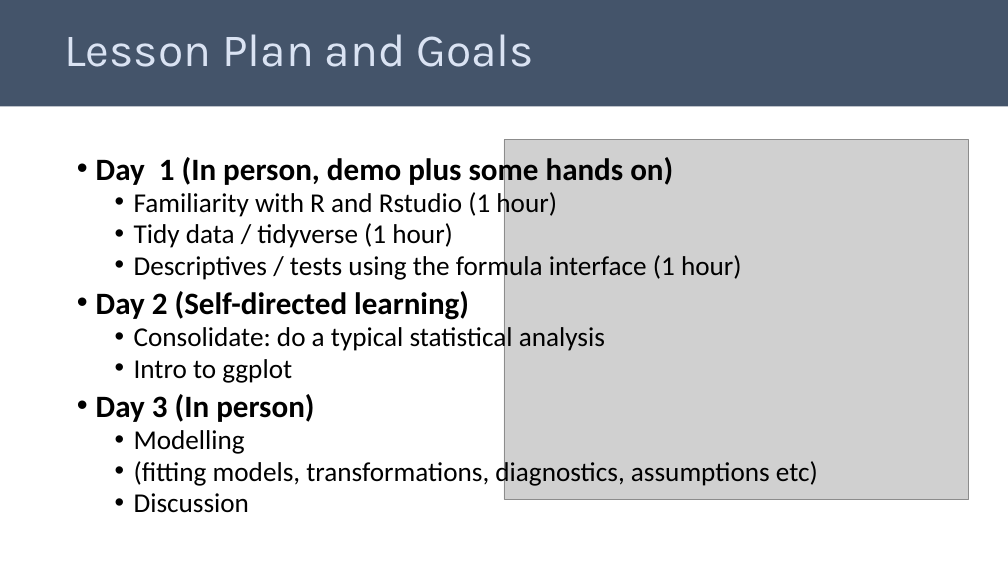
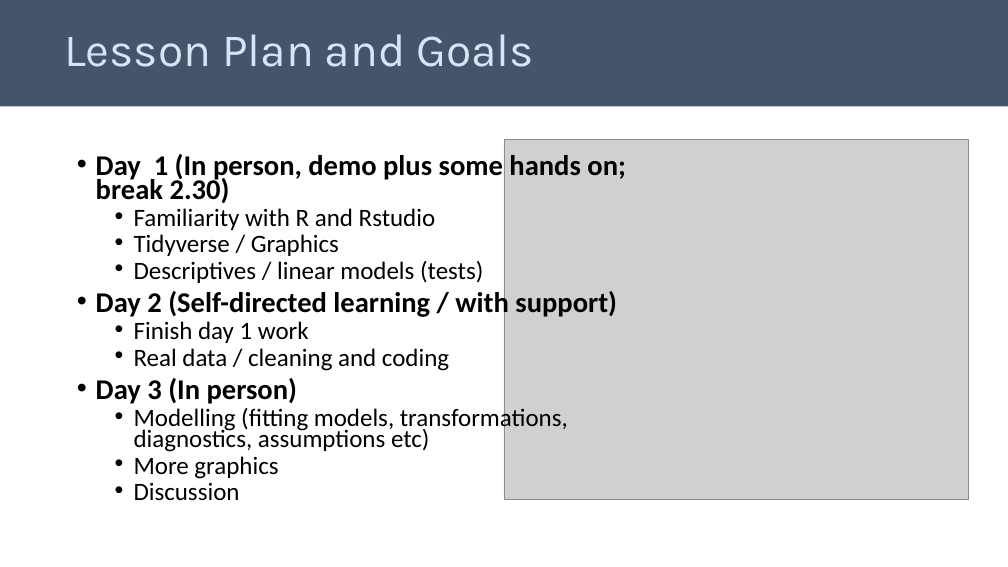
Before and after one commit to telatin/R_for_Statistics, a slide deck: slide 2 of docs/day1.pptx. Drawn at 1008x567 pixels with LibreOffice and Linux fonts; fonts in the diff are those of the drawing; grey boxes stand for pictures. Boxes give left, top, right and bottom in pixels: in the first picture for what was removed or moved away, otherwise in the second. Text is boxed around its words. In the diff, an @@ line names an element or a change of style, - is before the commit and + after.

```diff
--- a/docs/day1.pptx
+++ b/docs/day1.pptx
@@ text at [96,154,626,371]: text changed; size 25.9 to 23.8 pt @@
-• Day 1 (In person, demo plus some hands on)
-  • Familiarity with R and Rstudio (1 hour)
-  • Tidy data / tidyverse (1 hour)
-  • Descriptives / tests using the formula interface (1 hour)
-• Day 2 (Self-directed learning)
-  • Consolidate: do a typical statistical analysis
-  • Intro to ggplot
+• Day 1 (In person, demo plus some hands on; break 2.30)
+  • Familiarity with R and Rstudio
+  • Tidyverse / Graphics
+  • Descriptives / linear models (tests)
+• Day 2 (Self-directed learning / with support)
+  • Finish day 1 work
+  • Real data / cleaning and coding
@@ text at [96,378,297,501]: size 29.6 to 27.2 pt in "Day 3 (In person)"; size 25.9 to 23.8 pt in "Discussion"; line spacing 0.8 to 0.7 @@
@@ text at [134,406,568,479]: text changed; size 25.9 to 23.8 pt @@
-  • Modelling
-  • (fitting models, transformations, diagnostics, assumptions etc)
+  • Modelling (fitting models, transformations, diagnostics, assumptions etc)
+  • More graphics
```
Also in this commit, not shown: 9 other slides changed, 1 slide added, 1 other file.
